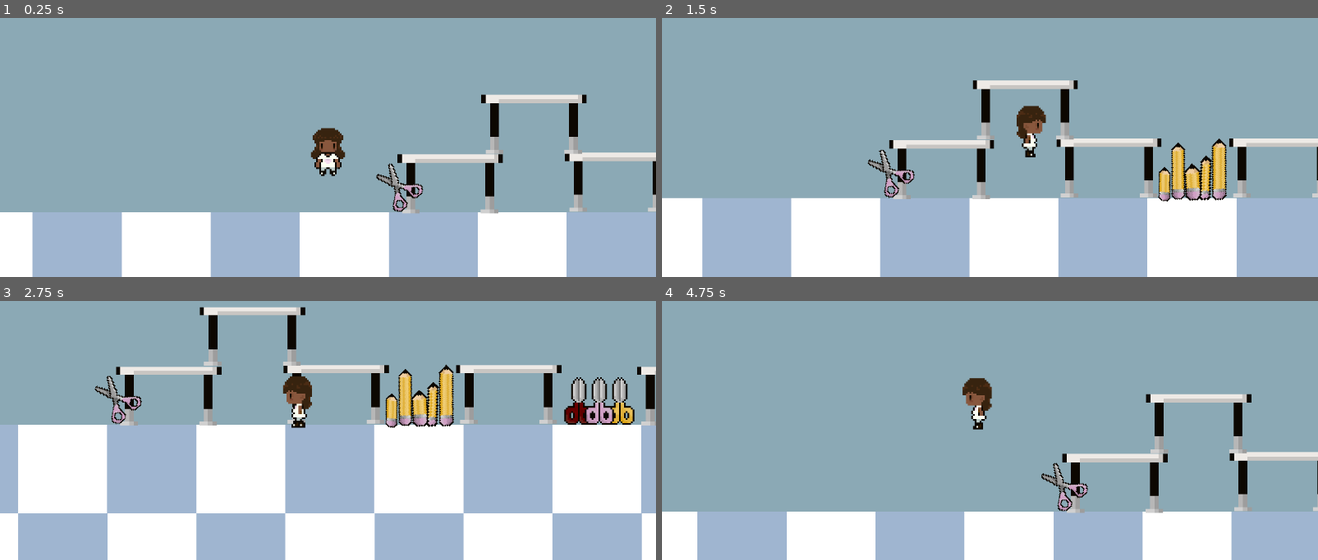
Above: before the commit, frames 1-4 (two rows, left to right).
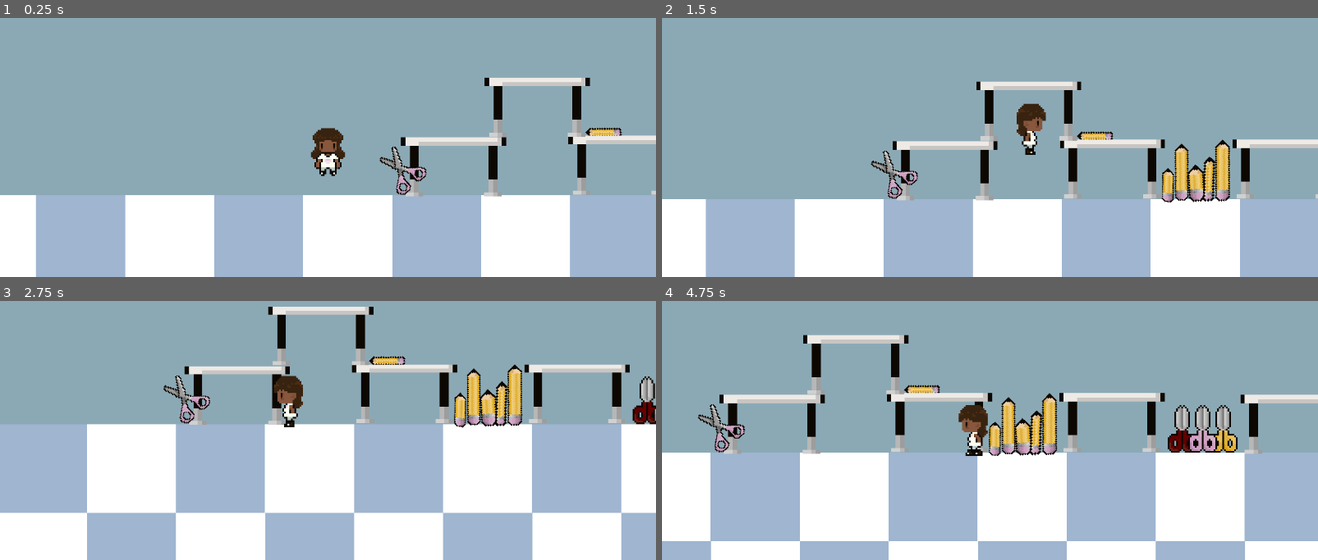
Above: after the commit, the same moments.

Repository: anajshah/Junior_Year_Game
Game: Godot game, scene res://scenes/period_1.tscn
Same seed, same stepped clock (60 frames per second), same inputs: the game is played once before the commit and once after it.
Inputs:
- Up to frame 1 (0.25 s): no input
- Up to frame 2 (1.5 s): tap Enter (ui_accept) at 0.5, 0.77 s; hold Right (ui_right) from 0.53 s (still down); tap Alt at 0.6 s; tap Shift at 1.35 s
- Up to frame 3 (2.75 s): tap Enter (ui_accept) at 1.52 s; release Right (ui_right) at 2.03 s; hold Left (ui_left) from 2.03 s (still down); tap Alt at 2.1 s
- Up to frame 4 (4.75 s): release Left (ui_left) at 2.78 s; hold Right (ui_right) 2.78-4.28 s; tap Shift at 2.85, 4.35 s; tap Enter (ui_accept) at 3.02, 3.77, 4.52 s; tap Alt at 3.6 s; hold Left (ui_left) from 4.28 s (still down)

The runs differ from the first frame. In frame 1, 12% of the frame differs, in the area x 0-100%, y 23-100%; in frame 2, 6.7%; in frame 3, 52%, in the area x 0-100%, y 2-100%; in frame 4, 40%.

Commit message:
began to replace previos placeholder layout hour 7

Diff:
--- /dev/null
+++ b/scenes/beige_shelf_left.tscn
@@ -0,0 +1,42 @@
+[gd_scene load_steps=6 format=3 uid="uid://cskuebjam21ag"]
+
+[ext_resource type="Texture2D" uid="uid://4u4h1ae3lb8y" path="res://assets/sprites/tables/Untitled_Artwork 55.png" id="1_ce3ce"]
+
+[sub_resource type="RectangleShape2D" id="RectangleShape2D_vnm0g"]
+size = Vector2(38, 1)
+
+[sub_resource type="RectangleShape2D" id="RectangleShape2D_osfji"]
+size = Vector2(38, 1)
+
+[sub_resource type="RectangleShape2D" id="RectangleShape2D_s8j26"]
+size = Vector2(38, 1)
+
+[sub_resource type="RectangleShape2D" id="RectangleShape2D_ema54"]
+size = Vector2(41, 1)
+
+[node name="Beige_shelf_left" type="AnimatableBody2D"]
+
+[node name="UntitledArtwork55" type="Sprite2D" parent="."]
+position = Vector2(41, -41)
+scale = Vector2(2.6666667, 2.6666667)
+texture = ExtResource("1_ce3ce")
+
+[node name="CollisionShape2D" type="CollisionShape2D" parent="."]
+position = Vector2(49, -27)
+shape = SubResource("RectangleShape2D_vnm0g")
+one_way_collision = true
+
+[node name="CollisionShape2D2" type="CollisionShape2D" parent="."]
+position = Vector2(49, -43)
+shape = SubResource("RectangleShape2D_osfji")
+one_way_collision = true
+
+[node name="CollisionShape2D3" type="CollisionShape2D" parent="."]
+position = Vector2(49, -58.5)
+shape = SubResource("RectangleShape2D_s8j26")
+one_way_collision = true
+
+[node name="CollisionShape2D4" type="CollisionShape2D" parent="."]
+position = Vector2(47.5, -74.5)
+shape = SubResource("RectangleShape2D_ema54")
+one_way_collision = true
--- /dev/null
+++ b/scenes/beige_shelf_middle.tscn
@@ -0,0 +1,42 @@
+[gd_scene load_steps=6 format=3 uid="uid://daq2ocbdukstq"]
+
+[ext_resource type="Texture2D" uid="uid://dbcbgf463nxgb" path="res://assets/sprites/tables/Untitled_Artwork 54.png" id="1_n60dy"]
+
+[sub_resource type="RectangleShape2D" id="RectangleShape2D_q3ki7"]
+size = Vector2(378, 20)
+
+[sub_resource type="RectangleShape2D" id="RectangleShape2D_wvnr1"]
+size = Vector2(376, 15)
+
+[sub_resource type="RectangleShape2D" id="RectangleShape2D_veen7"]
+size = Vector2(376, 15)
+
+[sub_resource type="RectangleShape2D" id="RectangleShape2D_7glqp"]
+size = Vector2(433, 20)
+
+[node name="beige_shelf_middle" type="AnimatableBody2D"]
+
+[node name="UntitledArtwork54" type="Sprite2D" parent="."]
+position = Vector2(447.00003, -443.00003)
+scale = Vector2(28.933334, 28.933334)
+texture = ExtResource("1_n60dy")
+
+[node name="CollisionShape2D" type="CollisionShape2D" parent="."]
+position = Vector2(434, -289)
+shape = SubResource("RectangleShape2D_q3ki7")
+one_way_collision = true
+
+[node name="CollisionShape2D2" type="CollisionShape2D" parent="."]
+position = Vector2(433, -463.5)
+shape = SubResource("RectangleShape2D_wvnr1")
+one_way_collision = true
+
+[node name="CollisionShape2D3" type="CollisionShape2D" parent="."]
+position = Vector2(434, -637.5)
+shape = SubResource("RectangleShape2D_veen7")
+one_way_collision = true
+
+[node name="CollisionShape2D4" type="CollisionShape2D" parent="."]
+position = Vector2(432.5, -809)
+shape = SubResource("RectangleShape2D_7glqp")
+one_way_collision = true
--- /dev/null
+++ b/scenes/beige_shelf_right.tscn
@@ -0,0 +1,42 @@
+[gd_scene load_steps=6 format=3 uid="uid://ckchhvxtuhb40"]
+
+[ext_resource type="Texture2D" uid="uid://cwywk6o3qvi1t" path="res://assets/sprites/tables/Untitled_Artwork 53.png" id="1_6k4s7"]
+
+[sub_resource type="RectangleShape2D" id="RectangleShape2D_43aag"]
+size = Vector2(160, 10)
+
+[sub_resource type="RectangleShape2D" id="RectangleShape2D_cj8oa"]
+size = Vector2(158, 7)
+
+[sub_resource type="RectangleShape2D" id="RectangleShape2D_qyg3s"]
+size = Vector2(158, 9)
+
+[sub_resource type="RectangleShape2D" id="RectangleShape2D_n5f7r"]
+size = Vector2(176, 11)
+
+[node name="beige_shelf_right" type="AnimatableBody2D"]
+
+[node name="UntitledArtwork53" type="Sprite2D" parent="."]
+position = Vector2(167, -167)
+scale = Vector2(11.133333, 11.133333)
+texture = ExtResource("1_6k4s7")
+
+[node name="CollisionShape2D" type="CollisionShape2D" parent="."]
+position = Vector2(169, -117)
+shape = SubResource("RectangleShape2D_43aag")
+one_way_collision = true
+
+[node name="CollisionShape2D2" type="CollisionShape2D" parent="."]
+position = Vector2(168, -185.5)
+shape = SubResource("RectangleShape2D_cj8oa")
+one_way_collision = true
+
+[node name="CollisionShape2D3" type="CollisionShape2D" parent="."]
+position = Vector2(168, -251.5)
+shape = SubResource("RectangleShape2D_qyg3s")
+one_way_collision = true
+
+[node name="CollisionShape2D4" type="CollisionShape2D" parent="."]
+position = Vector2(177, -317.5)
+shape = SubResource("RectangleShape2D_n5f7r")
+one_way_collision = true
--- a/scenes/period_1.tscn
+++ b/scenes/period_1.tscn
@@ -22,6 +22,9 @@
 [ext_resource type="PackedScene" uid="uid://dd4pc4gt3yjc6" path="res://scenes/right_shelf.tscn" id="20_pc5ky"]
 [ext_resource type="Texture2D" uid="uid://lx0wxqpu3f2j" path="res://assets/sprites/props/Untitled_Artwork 47.png" id="21_2i2o0"]
 [ext_resource type="Texture2D" uid="uid://byly64sfx75pb" path="res://assets/sprites/props/Untitled_Artwork 48.png" id="22_rq68m"]
+[ext_resource type="PackedScene" uid="uid://cskuebjam21ag" path="res://scenes/beige_shelf_left.tscn" id="23_n1dk6"]
+[ext_resource type="PackedScene" uid="uid://daq2ocbdukstq" path="res://scenes/beige_shelf_middle.tscn" id="24_5tmgo"]
+[ext_resource type="PackedScene" uid="uid://ckchhvxtuhb40" path="res://scenes/beige_shelf_right.tscn" id="25_5tmgo"]
 
 [sub_resource type="WorldBoundaryShape2D" id="WorldBoundaryShape2D_0el8h"]
 distance = -43.0
@@ -44,13 +47,10 @@
 [sub_resource type="RectangleShape2D" id="RectangleShape2D_pc5ky"]
 size = Vector2(31, 9)
 
+[sub_resource type="RectangleShape2D" id="RectangleShape2D_5tmgo"]
+size = Vector2(20, 4)
+
 [node name="Period_1" type="Node2D"]
-
-[node name="Plain background" type="Sprite2D" parent="."]
-z_index = -1
-position = Vector2(353.00006, -87)
-scale = Vector2(1037.9999, 118.3)
-texture = ExtResource("7_esdof")
 
 [node name="Floor tiles" type="Node" parent="."]
 
@@ -66,7 +66,7 @@
 
 [node name="Player" parent="." instance=ExtResource("1_fy12i")]
 z_index = 1
-position = Vector2(-1771, -10)
+position = Vector2(-1773, 0)
 collision_mask = 3
 
 [node name="Camera2D" type="Camera2D" parent="Player"]
@@ -106,6 +106,10 @@
 position = Vector2(-1249.5, 35.5)
 shape = SubResource("RectangleShape2D_pc5ky")
 
+[node name="CollisionShape2D7" type="CollisionShape2D" parent="killzone"]
+position = Vector2(-1612, 2)
+shape = SubResource("RectangleShape2D_5tmgo")
+
 [node name="Platforms" type="Node" parent="."]
 
 [node name="Brown_table" parent="Platforms" instance=ExtResource("7_gq7po")]
@@ -143,6 +147,26 @@
 
 [node name="White_table11" parent="Platforms" instance=ExtResource("5_esdof")]
 position = Vector2(-1231, 28)
+
+[node name="Beige_shelf_left" parent="Platforms" instance=ExtResource("23_n1dk6")]
+position = Vector2(12, -20)
+scale = Vector2(2.5, 2.5)
+
+[node name="beige_shelf_middle" parent="Platforms" instance=ExtResource("24_5tmgo")]
+position = Vector2(136, -20)
+scale = Vector2(0.23, 0.23)
+
+[node name="beige_shelf_middle2" parent="Platforms" instance=ExtResource("24_5tmgo")]
+position = Vector2(235.00002, -20)
+scale = Vector2(0.23, 0.23)
+
+[node name="beige_shelf_middle3" parent="Platforms" instance=ExtResource("24_5tmgo")]
+position = Vector2(334, -20)
+scale = Vector2(0.23, 0.23)
+
+[node name="beige_shelf_right" parent="Platforms" instance=ExtResource("25_5tmgo")]
+position = Vector2(436, -15.000001)
+scale = Vector2(0.599, 0.599)
 
 [node name="to be replaced" type="Node" parent="."]
 
@@ -164,11 +188,6 @@
 [node name="UntitledArtwork43" type="Sprite2D" parent="to be replaced"]
 position = Vector2(282, -165)
 scale = Vector2(1.88, 1)
-texture = ExtResource("5_d5iyh")
-
-[node name="UntitledArtwork44" type="Sprite2D" parent="to be replaced"]
-position = Vector2(323.25, -217)
-scale = Vector2(9.789999, 1)
 texture = ExtResource("5_d5iyh")
 
 [node name="UntitledArtwork45" type="Sprite2D" parent="to be replaced"]
@@ -276,6 +295,12 @@
 scale = Vector2(0.8392278, 0.86286014)
 texture = ExtResource("11_cc3xn")
 
+[node name="Plain background" type="Sprite2D" parent="Floor dangers!"]
+z_index = -1
+position = Vector2(353.00006, -87)
+scale = Vector2(1037.9999, 118.3)
+texture = ExtResource("7_esdof")
+
 [node name="Shelves" type="Node" parent="."]
 
 [node name="left_shelf" parent="Shelves" instance=ExtResource("18_5v15o")]
@@ -324,3 +349,8 @@
 position = Vector2(-1009, -73)
 scale = Vector2(0.43333092, 0.39166674)
 texture = ExtResource("22_rq68m")
+
+[node name="UntitledArtwork21" type="Sprite2D" parent="."]
+position = Vector2(-1611.0001, 3)
+rotation = -0.78897935
+texture = ExtResource("13_3vlql")
Binary file added: assets/sprites/tables/Untitled_Artwork 53.png
Not shown, added: assets/sprites/tables/Untitled_Artwork 53.png.import
Binary file added: assets/sprites/tables/Untitled_Artwork 54.png
Not shown, added: assets/sprites/tables/Untitled_Artwork 54.png.import
Binary file added: assets/sprites/tables/Untitled_Artwork 55.png
Not shown, added: assets/sprites/tables/Untitled_Artwork 55.png.import
Not shown: 1 places in scenes/period_1.tscn that only renumber resources
